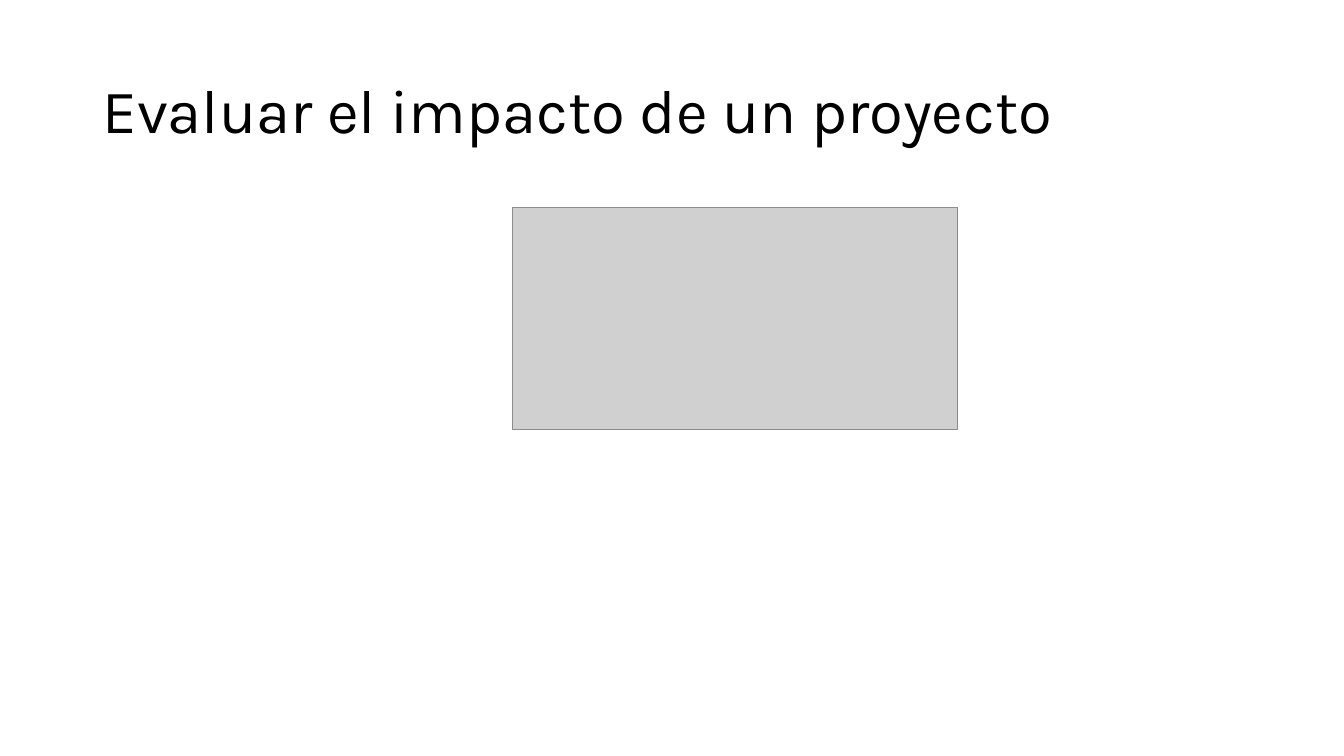
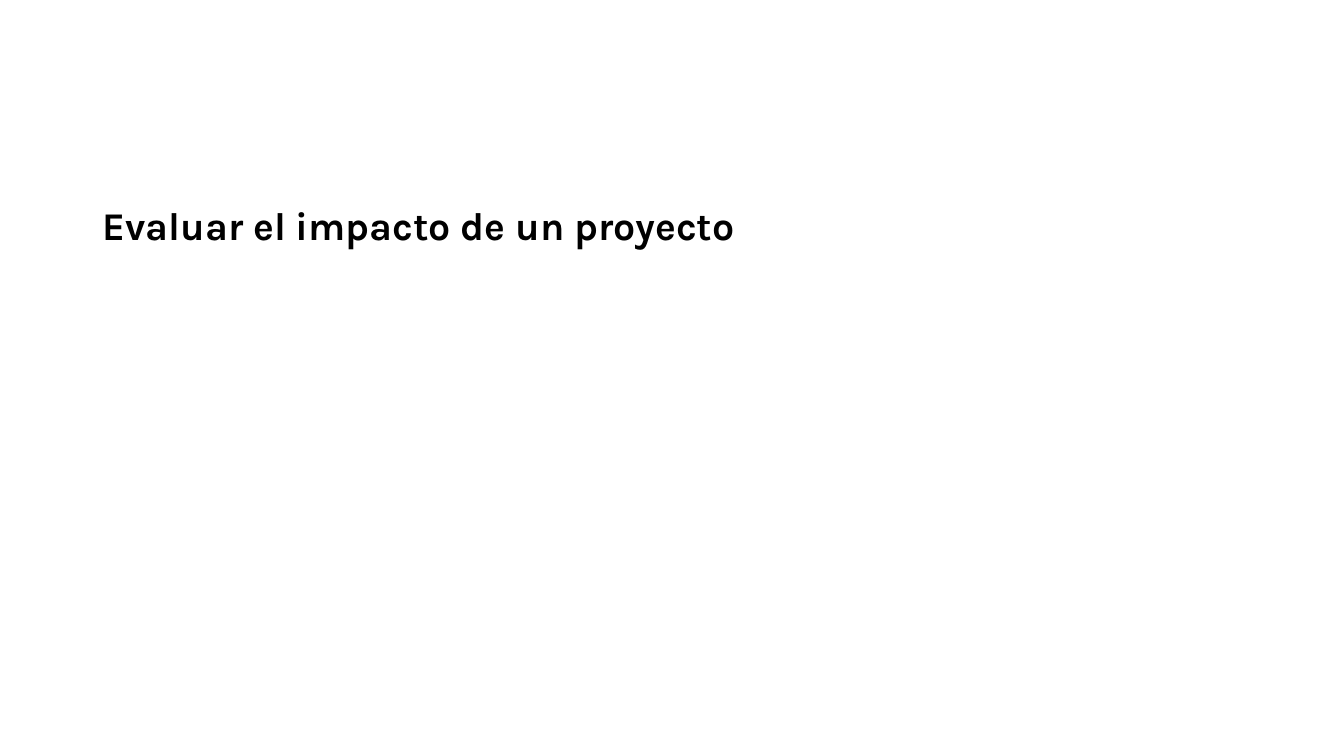
Before and after one commit to edalfon/ptfr, a slide deck: slide 5 of slides/slides.pptx (slide 4 before the commit). Drawn at 1344x756 pixels with LibreOffice and Linux fonts; fonts in the diff are those of the drawing; grey boxes stand for pictures. Boxes give left, top, right and bottom in pixels: in the first picture for what was removed or moved away, otherwise in the second. Text is boxed around its words. In the diff, an @@ line names an element or a change of style, - is before the commit and + after.

```diff
--- a/slides/slides.pptx
+++ b/slides/slides.pptx
@@ text "Evaluar el impacto de un ..." moved from (x1=102, y1=90, x2=1052, y2=148) to (x1=102, y1=212, x2=734, y2=250) @@
@@ text "Evaluar el impacto de un ..." at (x1=102, y1=212, x2=734, y2=250): size 44 to 28 pt, bold on; more space between paragraphs; vertical alignment middle to top @@
@@ picture removed at (x1=512, y1=208, x2=958, y2=431) @@
```
Also in this commit, not shown: 47 other slides changed, 14 slides added, 10 slides removed, 10 other files.
